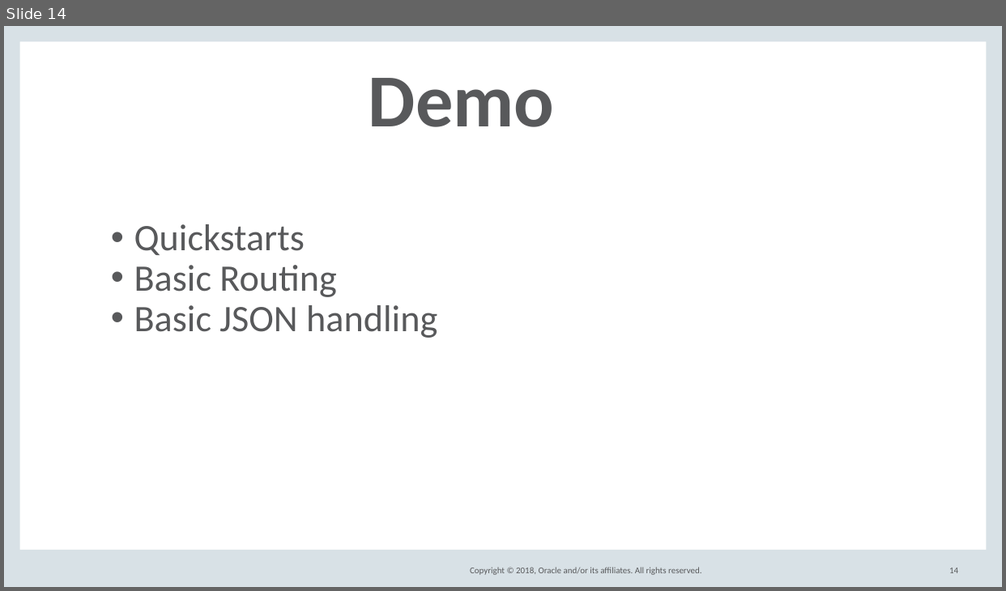
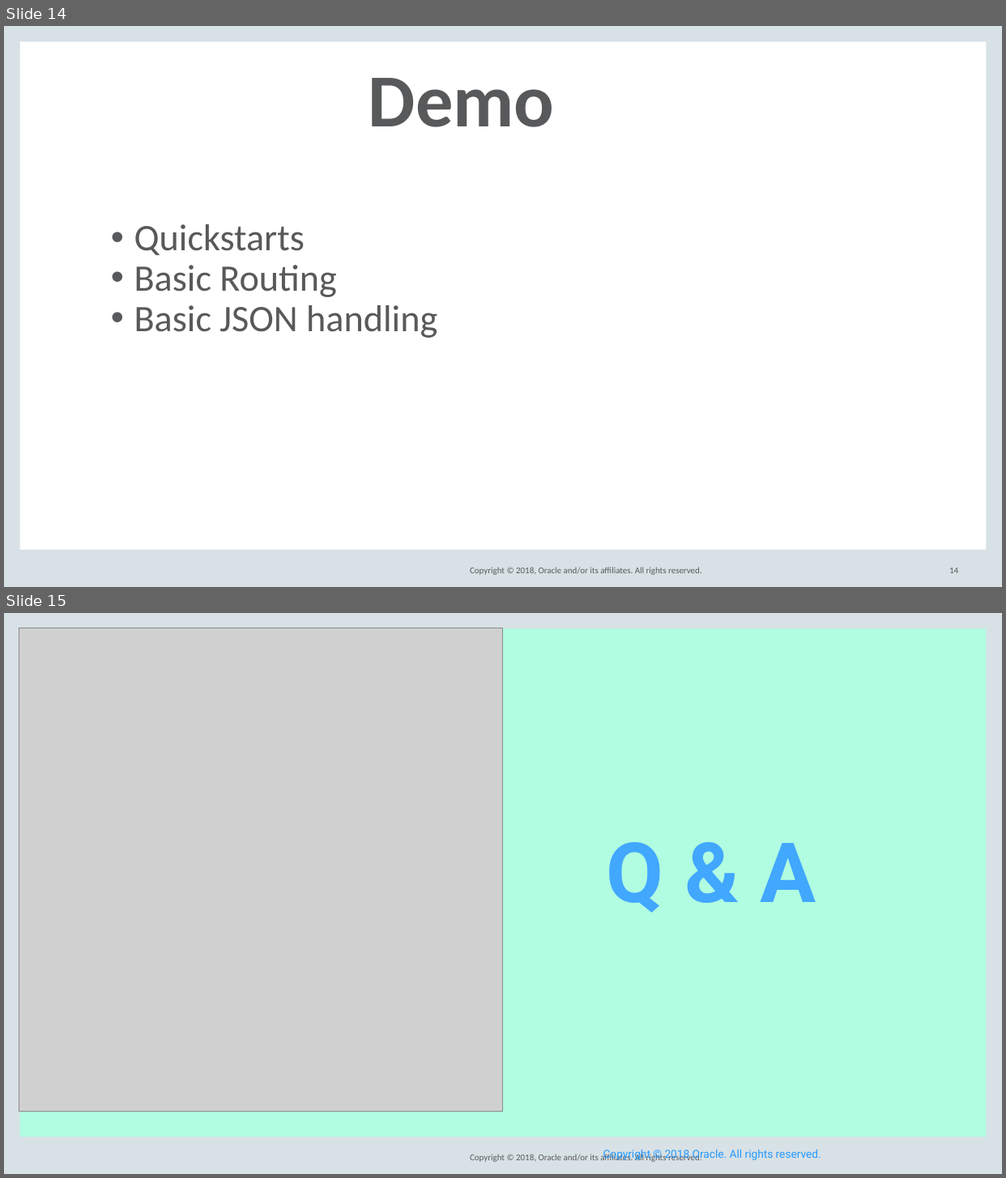
Before and after one commit to barchetta/codeone-2018, a slide deck: DEV5539_HelidonIntroCodeOne2018.pptx. Shown one above the other, each under a label of ours: slide 14 before the commit, slides 14 and 15 after it. The pictures are 1006x591 and 1006x1178 pixels, drawn with LibreOffice and Linux fonts; fonts in the diff are those of the drawing; grey boxes stand for pictures; background and template pictures are left out. Boxes give left, top, right and bottom in pixels: in the first picture for what was removed or moved away, otherwise in the second. Text is boxed around its words. In the diff, an @@ line names an element or a change of style, - is before the commit and + after.

```diff
--- a/DEV5539_HelidonIntroCodeOne2018.pptx
+++ b/DEV5539_HelidonIntroCodeOne2018.pptx
@@ slide 15 added at (4,613,1002,1174), background #B1FDE1; not listed: 5 template elements that a slide beside it also shows @@
@@ picture added at (19,628,503,1112) @@
@@ text added at (607,842,816,913), 80 pt, text #41A7FF, bold @@
+Q & A
@@ text added at (603,1149,821,1161), 10.7 pt, text #2399FF @@
+Copyright © 2018 Oracle. All rights reserved.
```
Also in this commit, not shown: 6 slides changed, 1 slide removed, 1 other file.
